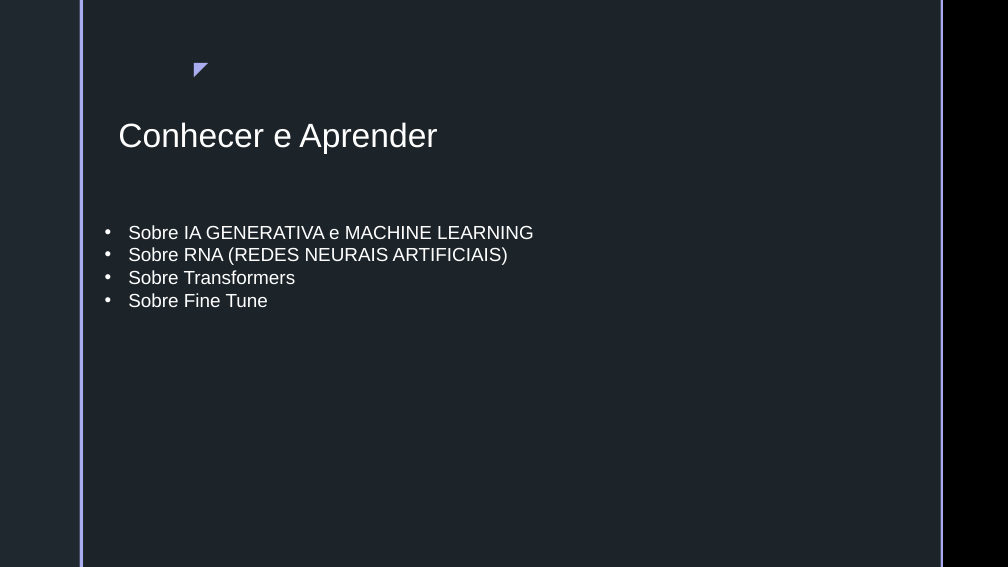
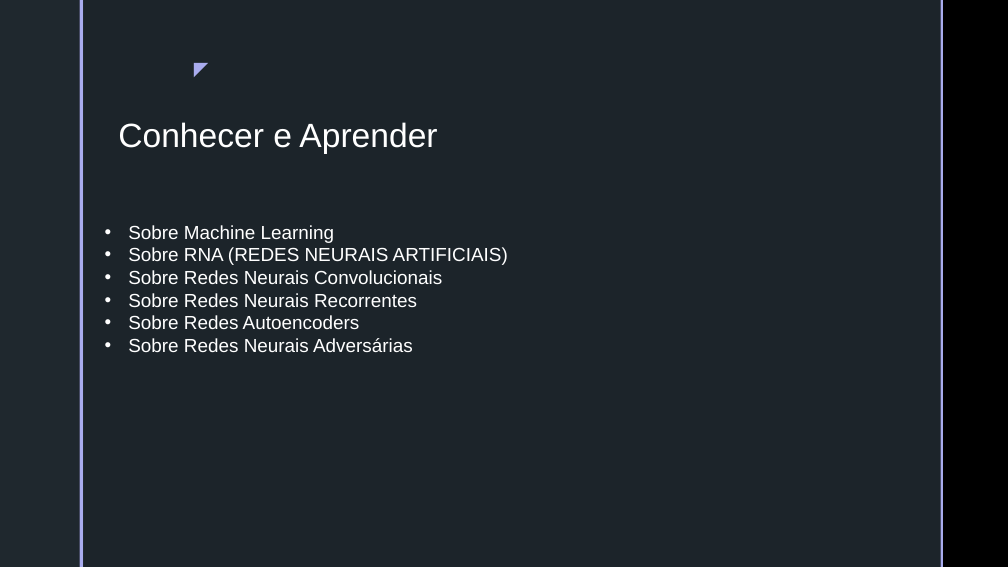
Before and after one commit to batestin1/coding_the_future_dio_redes_neurais, a slide deck: slide 5 of materiais/redes_neurais_dio.pptx. Drawn at 1008x567 pixels with LibreOffice and Linux fonts; fonts in the diff are those of the drawing; background and template pictures are left out. Boxes give left, top, right and bottom in pixels: in the first picture for what was removed or moved away, otherwise in the second. Text is boxed around its words. In the diff, an @@ line names an element or a change of style, - is before the commit and + after.

```diff
--- a/materiais/redes_neurais_dio.pptx
+++ b/materiais/redes_neurais_dio.pptx
@@ text at (128, 225, 335, 243): text changed @@
-• Sobre IA GENERATIVA e MACHINE LEARNING
+• Sobre Machine Learning
@@ text at (128, 270, 442, 352): text changed @@
-• Sobre Transformers
-• Sobre Fine Tune
+• Sobre Redes Neurais Convolucionais
+• Sobre Redes Neurais Recorrentes
+• Sobre Redes Autoencoders
+• Sobre Redes Neurais Adversárias
```
Also in this commit, not shown: 4 other slides changed, 5 slides added, 10 slides removed, 5 other files.
